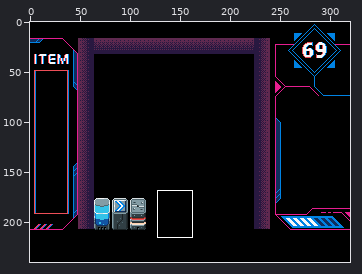
Two states of a pixel-art file, ArtConcept/Pic_1.aseprite. Above, an overview of the earlier version with the close-up marked.
Close-up. Before:
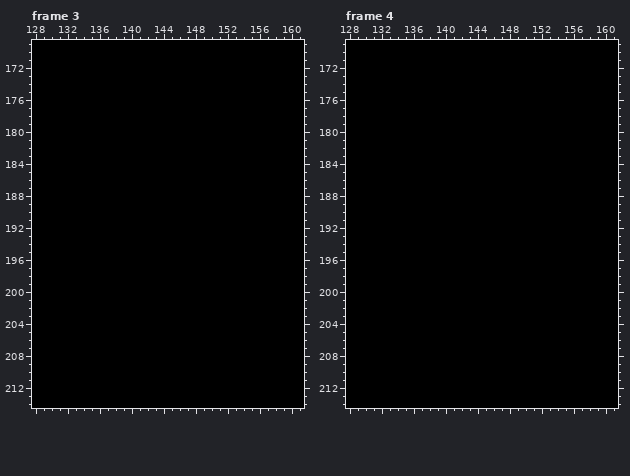
320x240 pixels, 8 frames. Shown: frame 3: x 128..161, y 169..214; frame 4: x 128..161, y 169..214. The commit also changed other frames or places, which this record leaves out.
After the commit:
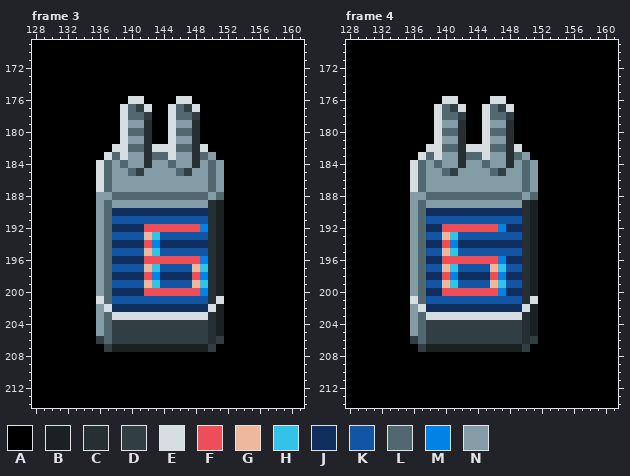
Palette (. is transparent): A #000000  B #1a2123  C #263033  D #313f44  E #d6dee1  F #ed4e58  G #eeb89d  H #33c2e8  J #102e5d  K #1255a4  L #516870  M #0083e4  N #839ca5
The edit:
--- frame 3, layer "scene_2/tile"
@@ x 134..153 @@
 175 AAAAAAAAAAAAAAAAAAAA
-176 AAAAAAAAAAAAAAAAAAAA
-177 AAAAAAAAAAAAAAAAAAAA
-178 AAAAAAAAAAAAAAAAAAAA
-179 AAAAAAAAAAAAAAAAAAAA
-180 AAAAAAAAAAAAAAAAAAAA
-181 AAAAAAAAAAAAAAAAAAAA
-182 AAAAAAAAAAAAAAAAAAAA
-183 AAAAAAAAAAAAAAAAAAAA
-184 AAAAAAAAAAAAAAAAAAAA
-185 AAAAAAAAAAAAAAAAAAAA
-186 AAAAAAAAAAAAAAAAAAAA
-187 AAAAAAAAAAAAAAAAAAAA
-188 AAAAAAAAAAAAAAAAAAAA
-189 AAAAAAAAAAAAAAAAAAAA
-190 AAAAAAAAAAAAAAAAAAAA
-191 AAAAAAAAAAAAAAAAAAAA
-192 AAAAAAAAAAAAAAAAAAAA
-193 AAAAAAAAAAAAAAAAAAAA
-194 AAAAAAAAAAAAAAAAAAAA
-195 AAAAAAAAAAAAAAAAAAAA
-196 AAAAAAAAAAAAAAAAAAAA
-197 AAAAAAAAAAAAAAAAAAAA
-198 AAAAAAAAAAAAAAAAAAAA
-199 AAAAAAAAAAAAAAAAAAAA
-200 AAAAAAAAAAAAAAAAAAAA
-201 AAAAAAAAAAAAAAAAAAAA
-202 AAAAAAAAAAAAAAAAAAAA
-203 AAAAAAAAAAAAAAAAAAAA
-204 AAAAAAAAAAAAAAAAAAAA
-205 AAAAAAAAAAAAAAAAAAAA
-206 AAAAAAAAAAAAAAAAAAAA
-207 AAAAAAAAAAAAAAAAAAAA
+176 AAAAAAEEAAAAEEAAAAAA
+177 AAAAAELDEAAELDEAAAAA
+178 AAAAAELLDAAELLDAAAAA
+179 AAAAAENNCAAENNCAAAAA
+180 AAAAAELLCAAELLCAAAAA
+181 AAAAAENNCAAENNCAAAAA
+182 AAAAEELLCEEELLCEAAAA
+183 AAAELENNCLLENNCLNAAA
+184 AAELNLNNCNNLNNCNLNAA
+185 AAELNNLDNNNNLDNNLNAA
+186 AAELNNNNNNNNNNNNLNAA
+187 AAELNNNNNNNNNNNNLNAA
+188 AANNLLLLLLLLLLLLNLAA
+189 AANLNNNNNNNNNNNNCBAA
+190 AANLJJJJJJJJJJJJCBAA
+191 AANLKKKKKKKKKKKKCBAA
+192 AANLJJJJFFFFFFFMCBAA
+193 AANLKKKKGHKKKKKKCBAA
+194 AANLJJJJFMJJJJJJCBAA
+195 AANLKKKKGHKKKKKKCBAA
+196 AANLJJJJFFFFFFFMCBAA
+197 AANLKKKKGHKKKKGHCBAA
+198 AANLJJJJFMJJJJFMCBAA
+199 AANLKKKKGHKKKKGHCBAA
+200 AANLJJJJFFFFFFFMCBAA
+201 AAELKKKKKKKKKKKKCEAA
+202 AANEJJJJJJJJJJJJEBAA
+203 AANLEEEEEEEEEEEECBAA
+204 AANLDDDDDDDDDDDDCBAA
+205 AANLDDDDDDDDDDDDCBAA
+206 AADLDDDDDDDDDDDDCDAA
+207 AAADBBBBBBBBBBBBDAAA
 208 AAAAAAAAAAAAAAAAAAAA
--- frame 4, layer "scene_2/tile"
@@ x 134..153 @@
 175 AAAAAAAAAAAAAAAAAAAA
-176 AAAAAAAAAAAAAAAAAAAA
-177 AAAAAAAAAAAAAAAAAAAA
-178 AAAAAAAAAAAAAAAAAAAA
-179 AAAAAAAAAAAAAAAAAAAA
-180 AAAAAAAAAAAAAAAAAAAA
-181 AAAAAAAAAAAAAAAAAAAA
-182 AAAAAAAAAAAAAAAAAAAA
-183 AAAAAAAAAAAAAAAAAAAA
-184 AAAAAAAAAAAAAAAAAAAA
-185 AAAAAAAAAAAAAAAAAAAA
-186 AAAAAAAAAAAAAAAAAAAA
-187 AAAAAAAAAAAAAAAAAAAA
-188 AAAAAAAAAAAAAAAAAAAA
-189 AAAAAAAAAAAAAAAAAAAA
-190 AAAAAAAAAAAAAAAAAAAA
-191 AAAAAAAAAAAAAAAAAAAA
-192 AAAAAAAAAAAAAAAAAAAA
-193 AAAAAAAAAAAAAAAAAAAA
-194 AAAAAAAAAAAAAAAAAAAA
-195 AAAAAAAAAAAAAAAAAAAA
-196 AAAAAAAAAAAAAAAAAAAA
-197 AAAAAAAAAAAAAAAAAAAA
-198 AAAAAAAAAAAAAAAAAAAA
-199 AAAAAAAAAAAAAAAAAAAA
-200 AAAAAAAAAAAAAAAAAAAA
-201 AAAAAAAAAAAAAAAAAAAA
-202 AAAAAAAAAAAAAAAAAAAA
-203 AAAAAAAAAAAAAAAAAAAA
-204 AAAAAAAAAAAAAAAAAAAA
-205 AAAAAAAAAAAAAAAAAAAA
-206 AAAAAAAAAAAAAAAAAAAA
-207 AAAAAAAAAAAAAAAAAAAA
+176 AAAAAAEEAAAAEEAAAAAA
+177 AAAAAELDEAAELDEAAAAA
+178 AAAAAELLDAAELLDAAAAA
+179 AAAAAENNCAAENNCAAAAA
+180 AAAAAELLCAAELLCAAAAA
+181 AAAAAENNCAAENNCAAAAA
+182 AAAAEELLCEEELLCEAAAA
+183 AAAELENNCLLENNCLNAAA
+184 AAELNLNNCNNLNNCNLNAA
+185 AAELNNLDNNNNLDNNLNAA
+186 AAELNNNNNNNNNNNNLNAA
+187 AAELNNNNNNNNNNNNLNAA
+188 AANNLLLLLLLLLLLLNLAA
+189 AANLNNNNNNNNNNNNCBAA
+190 AANLJJJJJJJJJJJJCBAA
+191 AANLKKKKKKKKKKKKCBAA
+192 AANLJJFFFFFFFMJJCBAA
+193 AANLKKGHKKKKKKKKCBAA
+194 AANLJJFMJJJJJJJJCBAA
+195 AANLKKGHKKKKKKKKCBAA
+196 AANLJJFFFFFFFMJJCBAA
+197 AANLKKGHKKKKGHKKCBAA
+198 AANLJJFMJJJJFMJJCBAA
+199 AANLKKGHKKKKGHKKCBAA
+200 AANLJJFFFFFFFMJJCBAA
+201 AAELKKKKKKKKKKKKCEAA
+202 AANEJJJJJJJJJJJJEBAA
+203 AANLEEEEEEEEEEEECBAA
+204 AANLDDDDDDDDDDDDCBAA
+205 AANLDDDDDDDDDDDDCBAA
+206 AADLDDDDDDDDDDDDCDAA
+207 AAADBBBBBBBBBBBBDAAA
 208 AAAAAAAAAAAAAAAAAAAA
